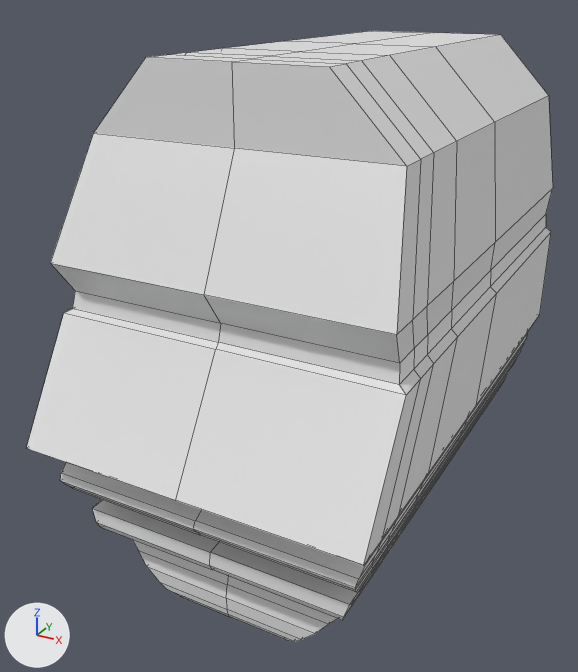
A saved change to the Blender file untitled.blend.
Before and after are seen from a camera (50 mm lens) standing at (1.53, -3.38, 1.52) and looking at (-0.14, -0.35, 0.01). Lighting does not change. The marker at lower left points along +X, +Y and +Z. Mesh edges are drawn as thin lines.
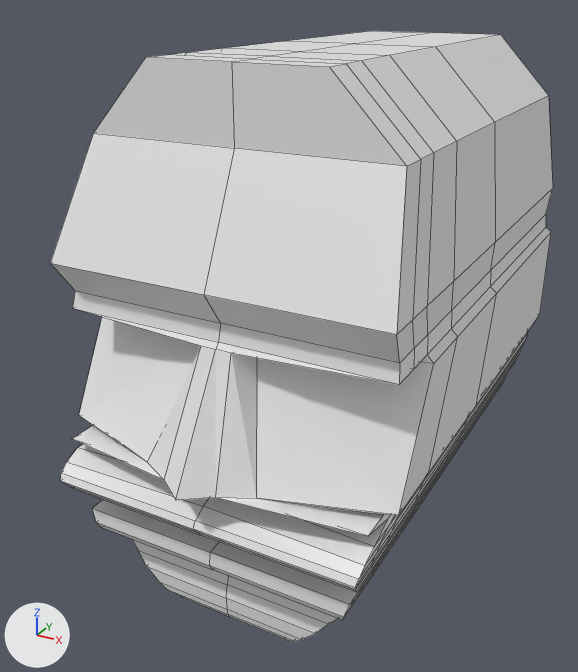
Edits to the bpy script that builds the scene:
```text
Change me_cube_001:
    where me_cube_001.from_pydata(...)  # 273 vertices, 227 faces; spans x 0.0..0.74, y -1.46..1.0, z -1.07..1.29
    used by ob_cube; location = (0.0, 0.0, 0.0)
    me_cube_001 part 1
    me_cube_001.vertices[29].co: (0.74, -1.46, -0.19) -> (0.12, -1.37, -0.19)  # pixel (363, 565) -> pixel (215, 497)
    me_cube_001.vertices[129].co: (0.74, -1.16, 0.29) -> (0.07, -1.16, 0.29)  # pixel (406, 395) -> pixel (231, 353)
    me_cube_001.vertices[247].co: (0.74, -1.3, -0.19) -> (0.25, -1.3, -0.19)  # pixel (382, 539) -> pixel (256, 498)
    me_cube_001.vertices[269].co: (0.74, -1.03, 0.29) -> (0.1, -1.03, 0.29)  # pixel (420, 378) -> not seen
```

What differs and where, as boxes [x1, y1, x2, y2] in the pictures (578 x 672 px; the box of a moved part takes in the faces that stretch with it):
'Cube', reshaped: before [26, 31, 553, 642]; after [50, 31, 553, 642]
part 1 of me_cube_001, moved or reshaped: before [26, 308, 434, 566]; after [72, 309, 434, 536]
